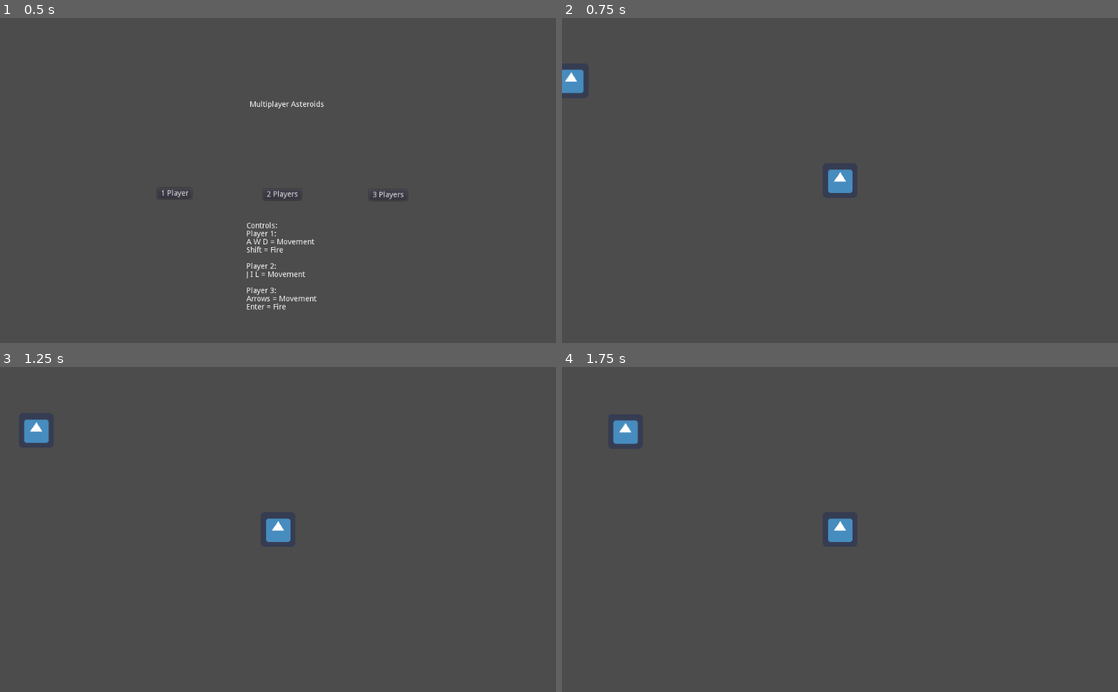
Above: before the commit, frames 1-4 (two rows, left to right).
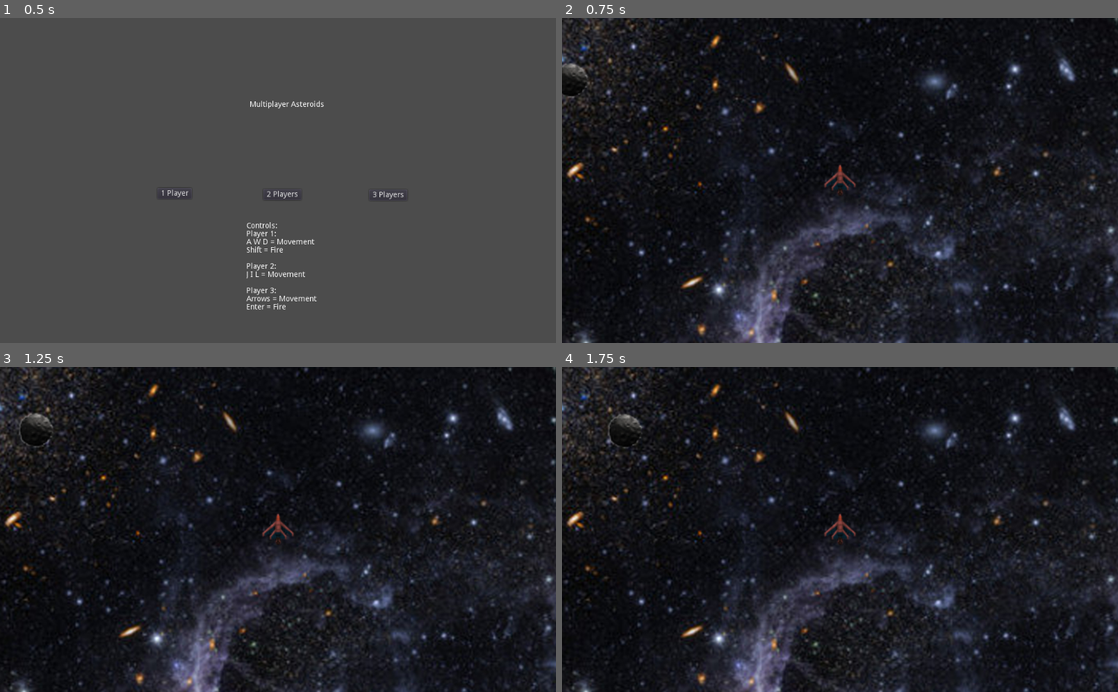
Above: after the commit, the same moments.

Repository: ericdsm/asteroids
Game: Godot game, scene res://Scenes/StartMenu/StartMenu.tscn
Two runs of this game, one before a commit and one after it. Both use one fixed random seed, a clock stepped at 60 frames per second and the inputs below. The engine's default icon, where the game draws it, is replaced by a stand-in: a white triangle on a blue panel in a dark square.
Inputs:
- Up to frame 1 (0.5 s): no input
- Up to frame 2 (0.75 s): click "1 Player" at 0.5 s
- Up to frame 3 (1.25 s): no input
- Up to frame 4 (1.75 s): tap Enter (ui_accept) at 1.25, 1.52 s

Frame 1 is identical in both runs. In frame 2, 97% of the frame differs, in the area x 0-100%, y 0-100%; in frame 3, 97%; in frame 4, 97%.

Commit message:
Graphics and player colors based on player number

Diff:
--- a/Objects/Asteroid/Asteroid.tscn
+++ b/Objects/Asteroid/Asteroid.tscn
@@ -1,7 +1,7 @@
 [gd_scene load_steps=4 format=2]
 
 [ext_resource path="res://Objects/Asteroid/Asteroid.gd" type="Script" id=1]
-[ext_resource path="res://icon.png" type="Texture" id=2]
+[ext_resource path="res://Graphics/Asteroid.png" type="Texture" id=2]
 
 [sub_resource type="RectangleShape2D" id=1]
 extents = Vector2( 32, 32 )
@@ -15,4 +15,6 @@
 shape = SubResource( 1 )
 
 [node name="Sprite" type="Sprite" parent="."]
+rotation = -1.57079
+scale = Vector2( 2.66333, 2.66333 )
 texture = ExtResource( 2 )
--- a/Objects/Player/Player.gd
+++ b/Objects/Player/Player.gd
@@ -33,6 +33,13 @@
 	action_thruster = "player" + String(playerNumber) + "_thruster"
 	action_fire = "player" + String(playerNumber) + "_fire"
 
+	if(playerNumber == 1):
+		$Sprite.modulate = Color(1, 0.5, 0.5)
+	elif(playerNumber == 2):
+		$Sprite.modulate = Color(0.5, 1, 0.5)
+	else:
+		$Sprite.modulate = Color(0.5, 0.5, 1)
+
 
 # Called when the node enters the scene tree for the first time.
 func _ready():
@@ -53,7 +60,10 @@
 		direction = direction + turnSpeed * delta
 
 	if Input.is_action_pressed(action_thruster):
+		$Thruster.visible = !$Thruster.visible
 		velocity = velocity + Vector2(sin(direction), -cos(direction)) * thurstForce * delta
+	else:
+		$Thruster.visible = false
 
 	if(currentFiringCooldown <= 0):
 		if Input.is_action_pressed(action_fire):
@@ -90,6 +100,7 @@
 		projectile.position = position
 		projectile.direction = direction
 		projectile.origin = self
+		projectile.rotation = direction
 
 		projectile.connect("freed", self, "_on_projectile_freed")
 
--- a/Objects/Player/Player.tscn
+++ b/Objects/Player/Player.tscn
@@ -1,7 +1,8 @@
-[gd_scene load_steps=4 format=2]
+[gd_scene load_steps=5 format=2]
 
-[ext_resource path="res://icon.png" type="Texture" id=1]
+[ext_resource path="res://Graphics/Player.png" type="Texture" id=1]
 [ext_resource path="res://Objects/Player/Player.gd" type="Script" id=2]
+[ext_resource path="res://Graphics/Thruster.png" type="Texture" id=3]
 
 [sub_resource type="RectangleShape2D" id=1]
 extents = Vector2( 32, 32 )
@@ -15,4 +16,11 @@
 shape = SubResource( 1 )
 
 [node name="Sprite" type="Sprite" parent="."]
+scale = Vector2( 1.87809, 1.87809 )
 texture = ExtResource( 1 )
+
+[node name="Thruster" type="Sprite" parent="."]
+visible = false
+position = Vector2( 0.540359, 26.4776 )
+scale = Vector2( 1.87809, 1.87809 )
+texture = ExtResource( 3 )
--- a/Objects/Projectile/Projectile.tscn
+++ b/Objects/Projectile/Projectile.tscn
@@ -1,6 +1,6 @@
 [gd_scene load_steps=4 format=2]
 
-[ext_resource path="res://icon.png" type="Texture" id=1]
+[ext_resource path="res://Graphics/Projectile.png" type="Texture" id=1]
 [ext_resource path="res://Objects/Projectile/Projectile.gd" type="Script" id=2]
 
 [sub_resource type="RectangleShape2D" id=1]
@@ -15,5 +15,7 @@
 shape = SubResource( 1 )
 
 [node name="Sprite" type="Sprite" parent="."]
-scale = Vector2( 0.25, 0.25 )
+position = Vector2( 0, 7.86711 )
+rotation = 3.14159
+scale = Vector2( 0.268863, 0.268863 )
 texture = ExtResource( 1 )
--- a/Scenes/Game/Game.tscn
+++ b/Scenes/Game/Game.tscn
@@ -1,6 +1,11 @@
-[gd_scene load_steps=2 format=2]
+[gd_scene load_steps=3 format=2]
 
+[ext_resource path="res://Graphics/Space.jpg" type="Texture" id=1]
 [ext_resource path="res://Scenes/Game/GameSceneManager.gd" type="Script" id=2]
 
 [node name="Node2D" type="Node2D"]
 script = ExtResource( 2 )
+
+[node name="Sprite" type="Sprite" parent="."]
+position = Vector2( 958.668, 538.12 )
+texture = ExtResource( 1 )
Binary file added: Graphics/Asteroid.png
Not shown, added: Graphics/Asteroid.png.import
Binary file added: Graphics/Player.png
Not shown, added: Graphics/Player.png.import
Binary file added: Graphics/Projectile.png
Not shown, added: Graphics/Projectile.png.import
Binary file added: Graphics/Space.jpg
Not shown, added: Graphics/Space.jpg.import
Binary file added: Graphics/Thruster.png
Not shown, added: Graphics/Thruster.png.import
Not shown, changed: Export/Asteroids.pck
